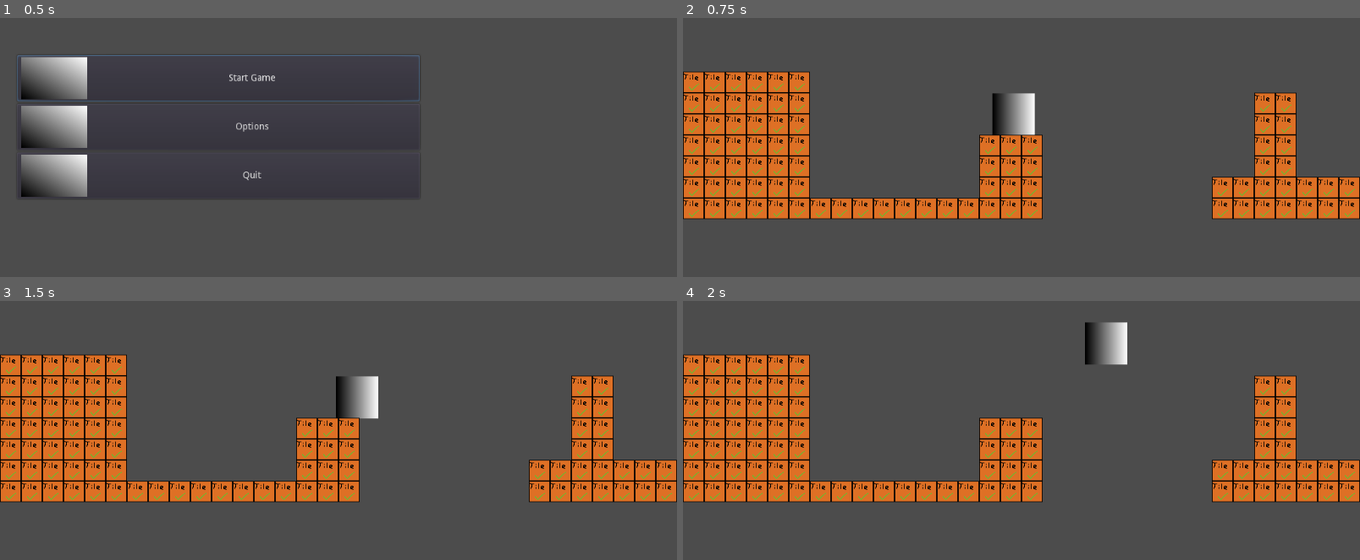
Above: before the commit, frames 1-4 (two rows, left to right).
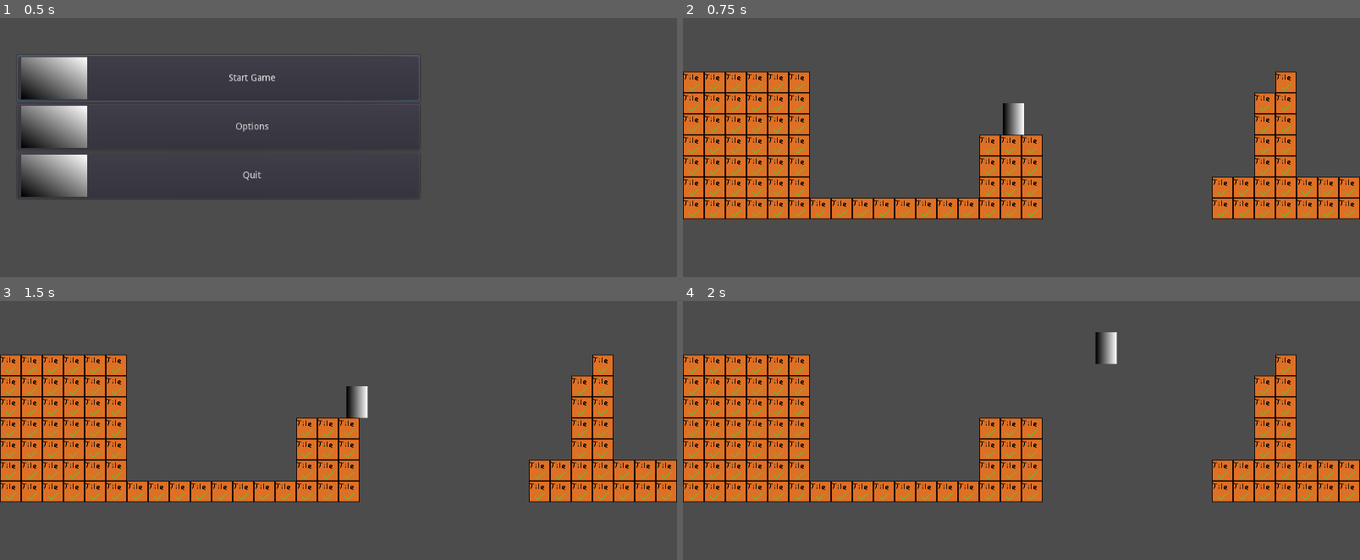
Above: after the commit, the same moments.

Repository: owldev13/Wild_Jam_Game_1
Game: Godot game, scene res://Base_Screen.tscn
Same seed, same stepped clock (60 frames per second), same inputs: the game is played once before the commit and once after it.
Inputs:
- Up to frame 1 (0.5 s): no input
- Up to frame 2 (0.75 s): click "Start Game" at 0.5 s
- Up to frame 3 (1.5 s): tap Enter at 1.25 s; hold Right (right) from 1.28 s (still down)
- Up to frame 4 (2 s): keep holding Right (right); tap Space (jump) at 1.52 s

Frame 1 is identical in both runs. In frame 2, 1.1% of the frame differs, in the area x 45-91%, y 20-46%; in frame 3, 1.1%, in the area x 49-91%, y 20-46%; in frame 4, 1.1%.

Commit message:
Changed player size to fit more general proportions, figured out general jumping stuff like height clearance and max jump distance

Diff:
--- a/level_0.tscn
+++ b/level_0.tscn
@@ -4,12 +4,14 @@
 [ext_resource path="res://SimpleTile.png" type="Texture" id=2]
 
 [sub_resource type="RectangleShape2D" id=6]
-extents = Vector2( 31, 31 )
+extents = Vector2( 16, 24 )
 
 [sub_resource type="Gradient" id=2]
 
 [sub_resource type="GradientTexture2D" id=3]
 gradient = SubResource( 2 )
+width = 32
+height = 48
 
 [sub_resource type="ConvexPolygonShape2D" id=4]
 points = PoolVector2Array( 32, 32, 0, 32, 0, 0, 32, 0 )
@@ -55,7 +57,7 @@
 tile_set = SubResource( 5 )
 cell_size = Vector2( 32, 32 )
 format = 1
-tile_data = PoolIntArray( 589824, 0, 0, 589825, 0, 0, 589826, 0, 0, 589827, 0, 0, 589828, 0, 0, 589829, 0, 0, 655360, 0, 0, 655361, 0, 0, 655362, 0, 0 …(1052 unchanged characters)…
+tile_data = PoolIntArray( 589824, 0, 0, 589825, 0, 0, 589826, 0, 0, 589827, 0, 0, 589828, 0, 0, 589829, 0, 0, 589852, 0, 0, 655360, 0, 0, 655361, 0, 0, 655362, 0, 0 …(1052 unchanged characters)…
 __meta__ = {
 "_edit_lock_": true
 }
